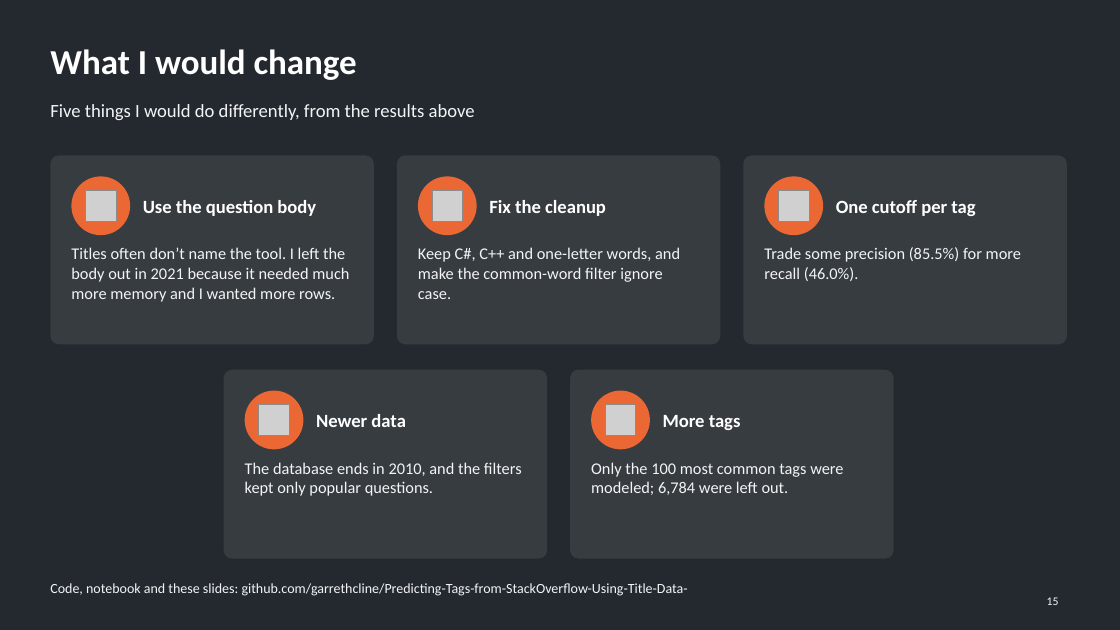
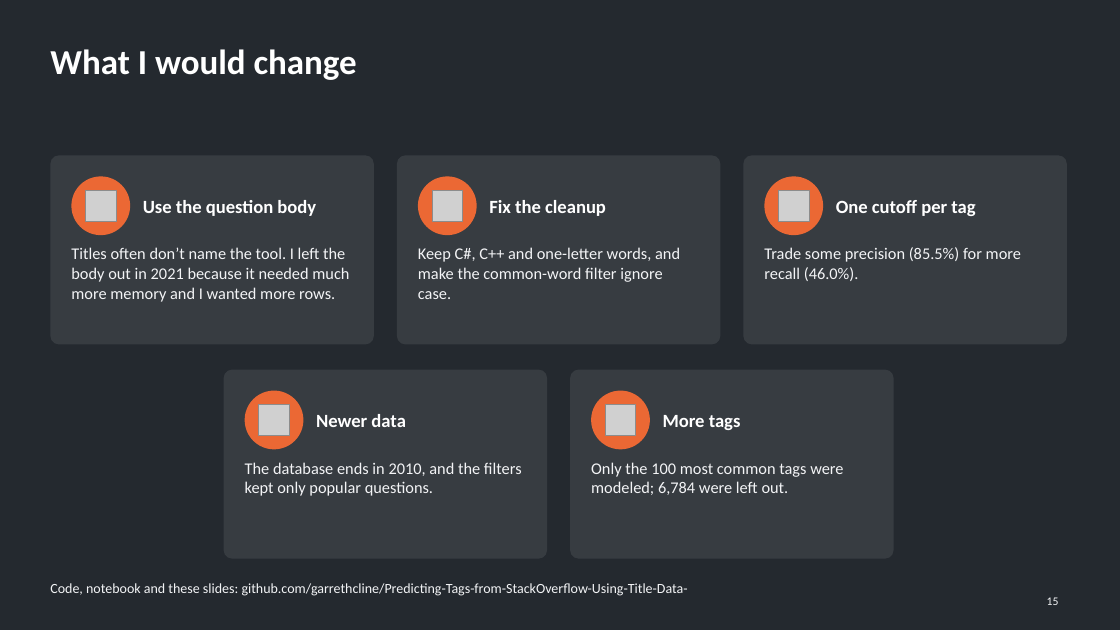
Before and after one commit to garrethcline/Predicting-Tags-from-StackOverflow-Using-Title-Data-, a slide deck: slide 15 of Project 3 Presentation.pptx. Drawn at 1120x630 pixels with LibreOffice and Linux fonts; fonts in the diff are those of the drawing; grey boxes stand for pictures. Boxes give left, top, right and bottom in pixels: in the first picture for what was removed or moved away, otherwise in the second. Text is boxed around its words. In the diff, an @@ line names an element or a change of style, - is before the commit and + after.

```diff
--- a/Project 3 Presentation.pptx
+++ b/Project 3 Presentation.pptx
@@ text removed at <box>50,104,475,120</box> @@
-Five things I would do differently, from the results above
```
Also in this commit, not shown: 5 other slides changed, 2 other files.
